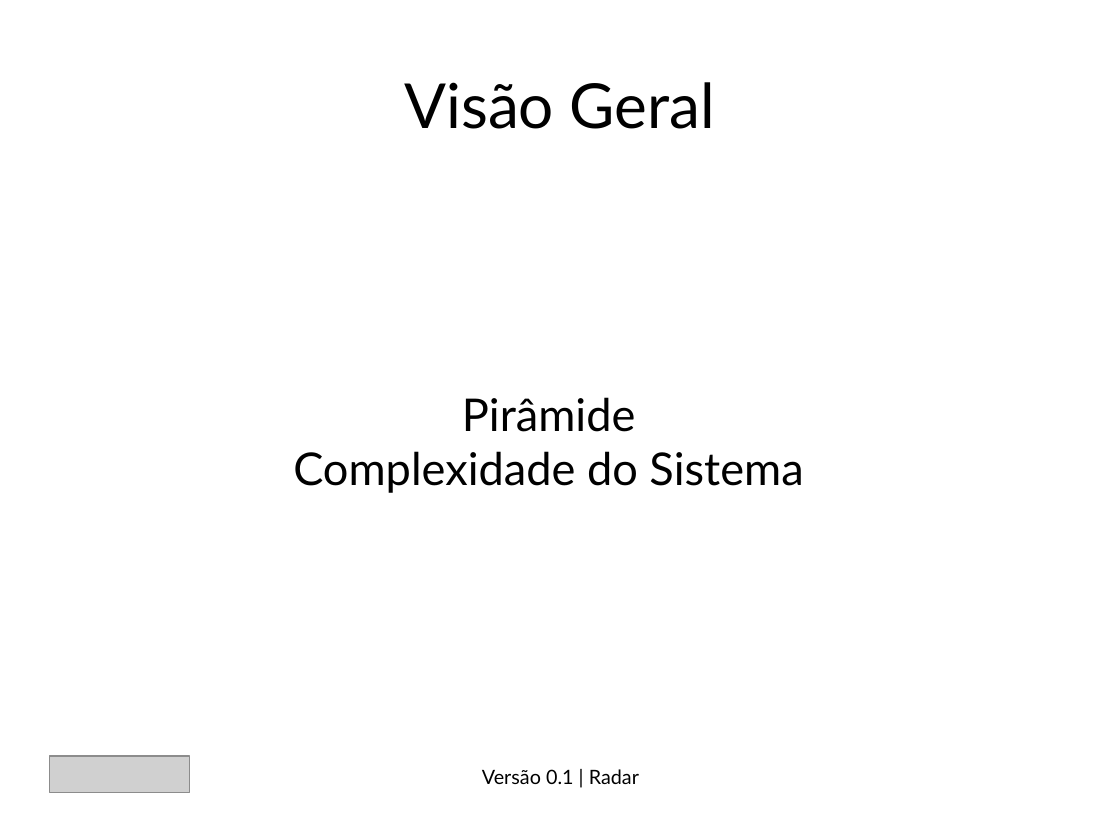
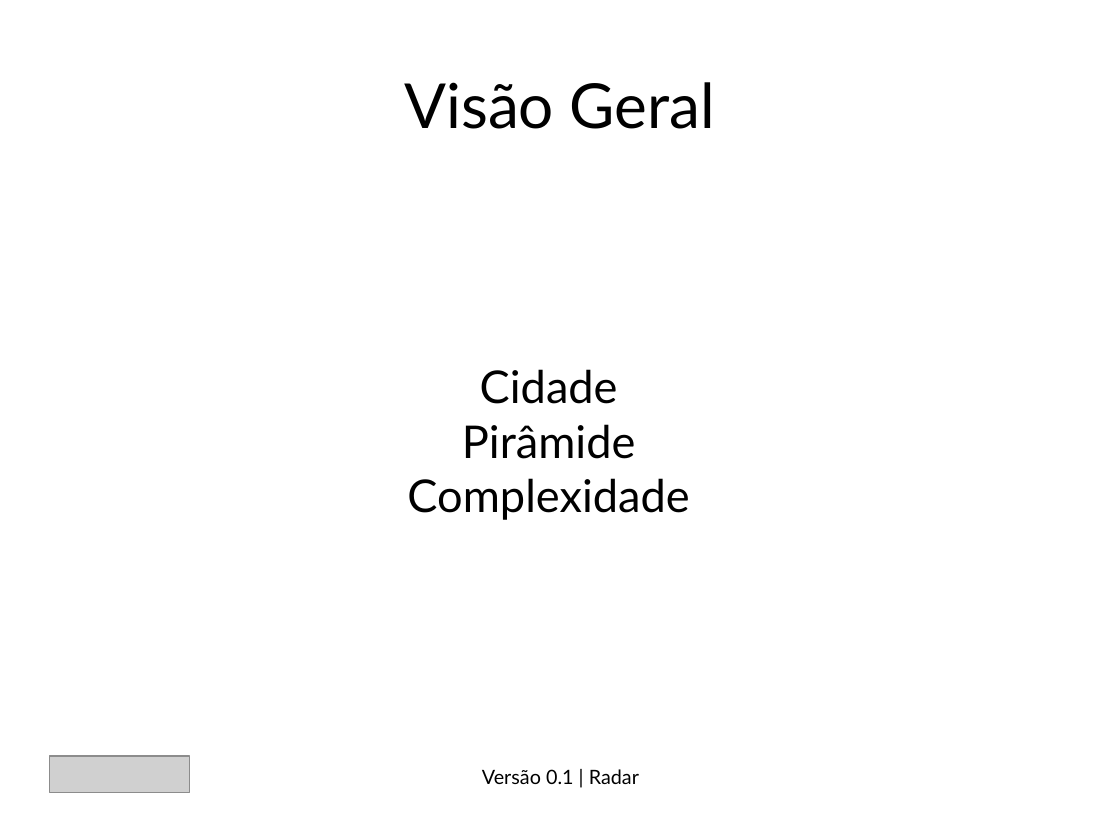
Before and after one commit to daniloax/lic, a slide deck: slide 2 of 20142/poo/projeto/radar.odp. Drawn at 1120x840 pixels with LibreOffice and Linux fonts; fonts in the diff are those of the drawing; grey boxes stand for pictures. Boxes give left, top, right and bottom in pixels: in the first picture for what was removed or moved away, otherwise in the second. Text is boxed around its words. In the diff, an @@ line names an element or a change of style, - is before the commit and + after.

```diff
--- a/20142/poo/projeto/radar.odp
+++ b/20142/poo/projeto/radar.odp
@@ subtitle at <box>480,369,618,404</box>: paragraph added @@
+Cidade
@@ subtitle at <box>407,478,689,520</box>: text changed @@
-Complexidade do Sistema
+Complexidade
```
Also in this commit, not shown: 1 slide added, 3 other files.
